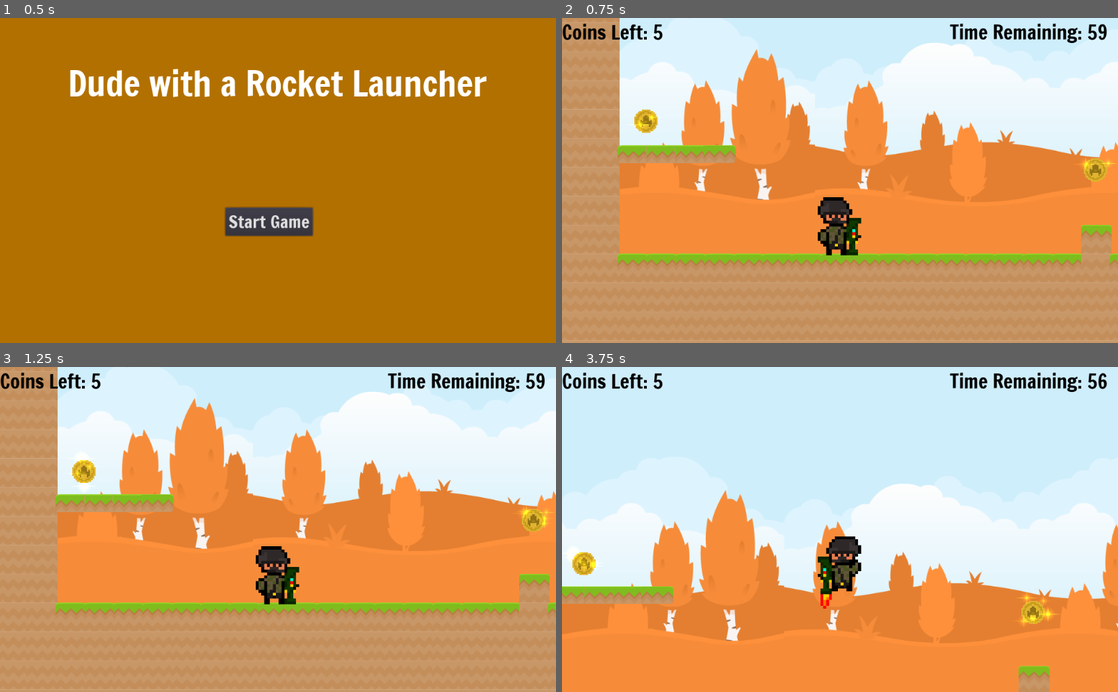
Above: before the commit, frames 1-4 (two rows, left to right).
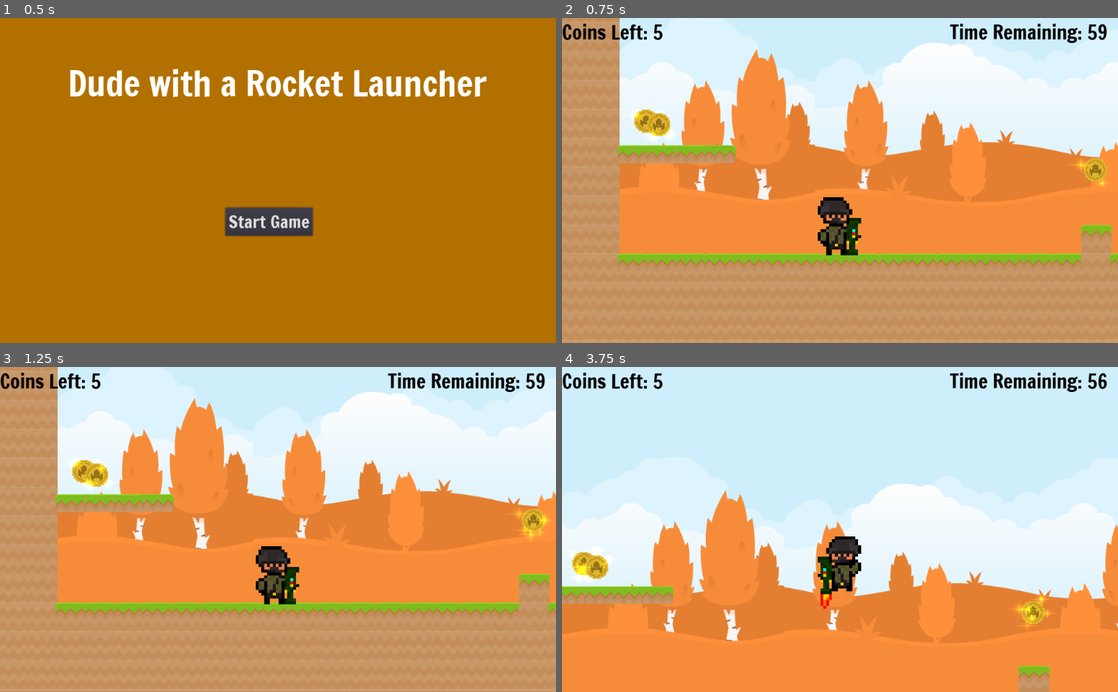
Above: after the commit, the same moments.

Repository: bsu-cs315/P2-ncbarber
Game: Godot game, scene res://src/Title.tscn
Same seed, same stepped clock (60 frames per second), same inputs: the game is played once before the commit and once after it.
Inputs:
- Up to frame 1 (0.5 s): no input
- Up to frame 2 (0.75 s): click "Start Game" at 0.5 s
- Up to frame 3 (1.25 s): no input
- Up to frame 4 (3.75 s): hold Space (rocket_launch) 1.28-2.03 s; hold D (right) 1.28-2.78 s; tap W (jump) at 1.52, 2.27 s; tap Space (rocket_launch) at 2.1, 3.6 s; hold Space (rocket_launch) 2.78-3.53 s; hold Left (left) from 2.78 s (still down)

Frame 1 is identical in both runs. In frame 2, 0.4% of the frame differs, in the area x 13-100%, y 29-52%; in frame 3, 0.4%; in frame 4, 0.5%, in the area x 1-89%, y 57-81%.

Commit message:
Finish coin variability

Diff:
--- a/project/src/Level.gd
+++ b/project/src/Level.gd
@@ -1,7 +1,6 @@
 extends Node2D
 
 var character : KinematicBody2D
-var HUD : Sprite
 var score := 5
 var timer := 0
 var running := true
@@ -16,16 +15,23 @@
 	if generatedNumber == 1:
 		spawn_coin(Vector2(-323, 217))
 		spawn_coin(Vector2(3040, -934))
+		spawn_coin(Vector2(-295, 225))
 		spawn_coin(Vector2(randomNumber.randi_range(1050, 2585), 465))
 	elif generatedNumber == 2:
 		spawn_coin(Vector2(0, -530))
 		spawn_coin(Vector2(2932, 715))
+		spawn_coin(Vector2(2144, -295))
+		spawn_coin(Vector2(randomNumber.randi_range(1050, 2585), 465))
 	elif generatedNumber == 3:
 		spawn_coin(Vector2(2614, 75))
+		spawn_coin(Vector2(75, -835))
+		spawn_coin(Vector2(1312, 144))
 		spawn_coin(Vector2(randomNumber.randi_range(378, 1425), -703))
 	elif generatedNumber == 4:
+		spawn_coin(Vector2(2525, -290))
+		spawn_coin(Vector2(1700, 90))
+		spawn_coin(Vector2(3313, -493))
 		spawn_coin(Vector2(randomNumber.randi_range(2745, 3335), 15))
-		spawn_coin(Vector2(1700, 90))
 
 
 func _process(_delta):
--- a/project/src/Level.tscn
+++ b/project/src/Level.tscn
@@ -254,4 +254,4 @@
 [node name="HUD" parent="." instance=ExtResource( 3 )]
 
 [node name="Coin" parent="." instance=ExtResource( 6 )]
-position = Vector2( 2550.43, 71.0533 )
+position = Vector2( 3313.83, -493.38 )
